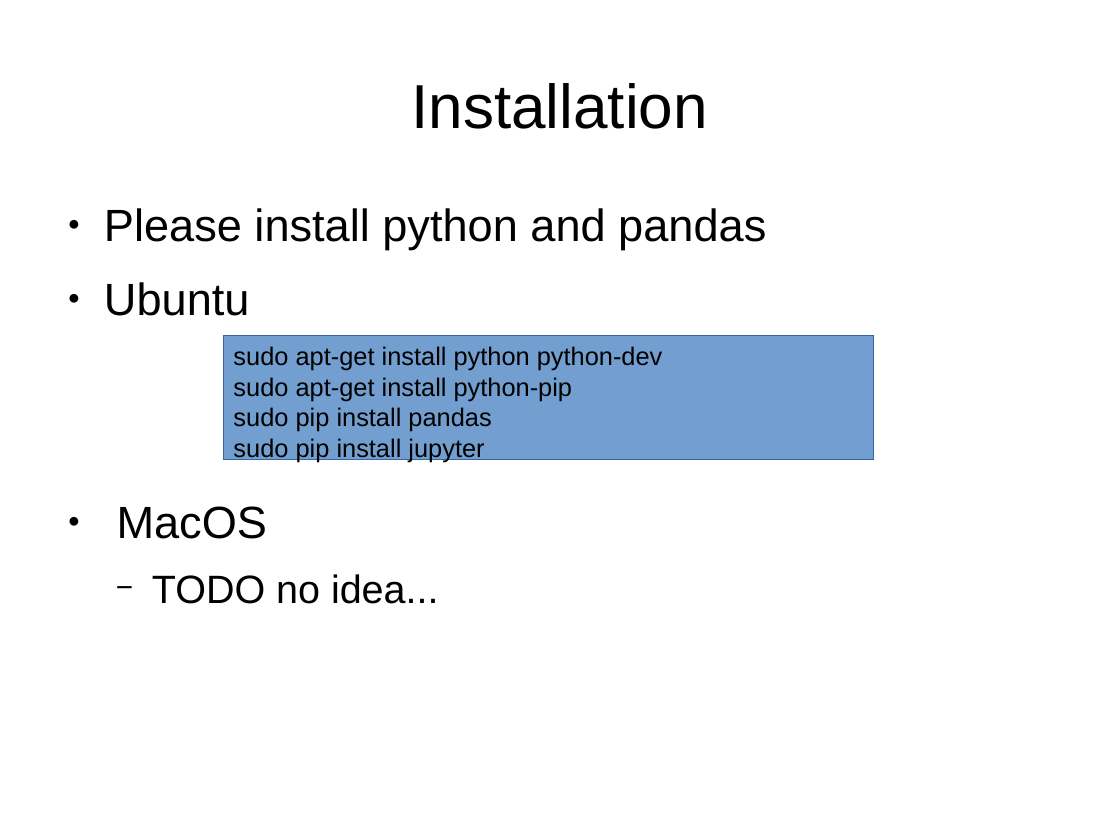
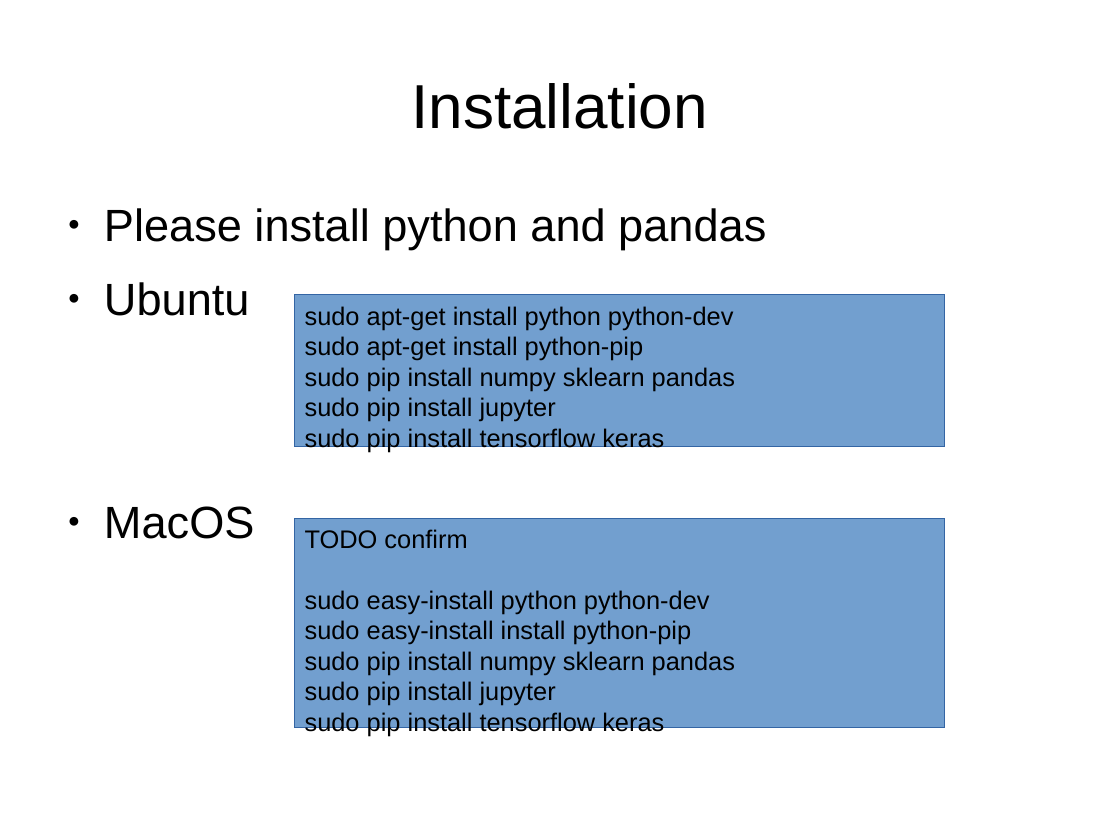
Before and after one commit to ashleysmart/mlgym, a slide deck: slide 5 of tuts/MLGym_Onboarding.odp. Drawn at 1120x840 pixels with LibreOffice and Linux fonts; fonts in the diff are those of the drawing. Boxes give left, top, right and bottom in pixels: in the first picture for what was removed or moved away, otherwise in the second. Text is boxed around its words. In the diff, an @@ line names an element or a change of style, - is before the commit and + after.

```diff
--- a/tuts/MLGym_Onboarding.odp
+++ b/tuts/MLGym_Onboarding.odp
@@ rectangle added at [295,295,945,447], fill #729FCF, outline #3465A4 0 pt, 18 pt, text #000000 @@
+sudo apt-get install python python-dev
+sudo apt-get install python-pip
+sudo pip install numpy sklearn pandas
+sudo pip install jupyter
+sudo pip install tensorflow keras
@@ rectangle "TODO confirm": place and size @@
-rectangle "TODO confirm" at [224,335,874,459]
+rectangle "TODO confirm" at [295,518,945,728]
@@ text in rectangle at [305,529,735,675]: text changed @@
-sudo apt-get install python python-dev
-sudo apt-get install python-pip
-sudo pip install pandas
+TODO confirm
+sudo easy-install python python-dev
+sudo easy-install install python-pip
+sudo pip install numpy sklearn pandas
@@ text at [152,574,438,604]: paragraph removed @@
-  − TODO no idea...
@@ text in rectangle at [305,712,664,736]: paragraph added @@
+sudo pip install tensorflow keras
```
Also in this commit, not shown: 4 other slides changed, 3 other files.
